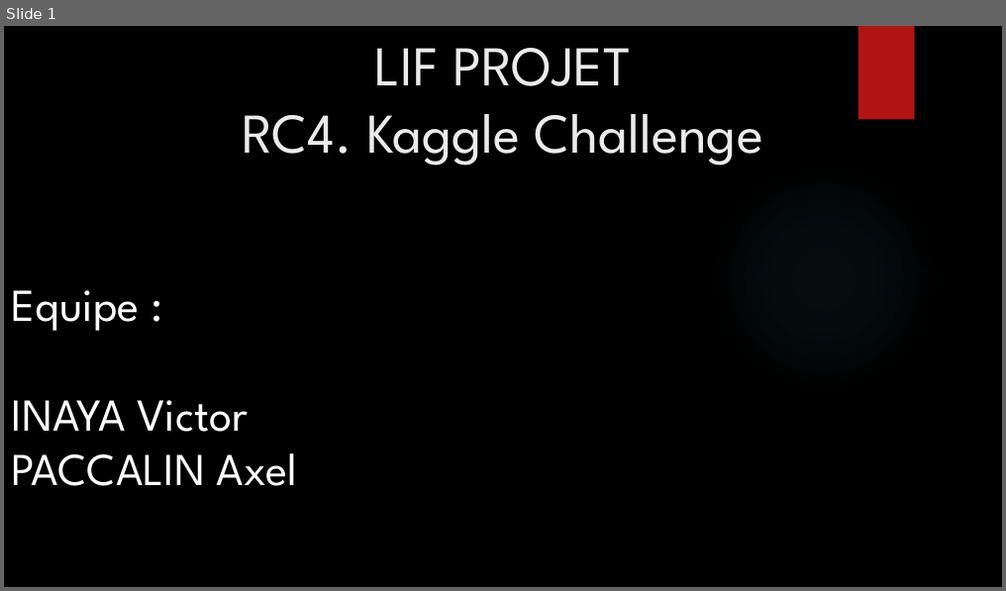
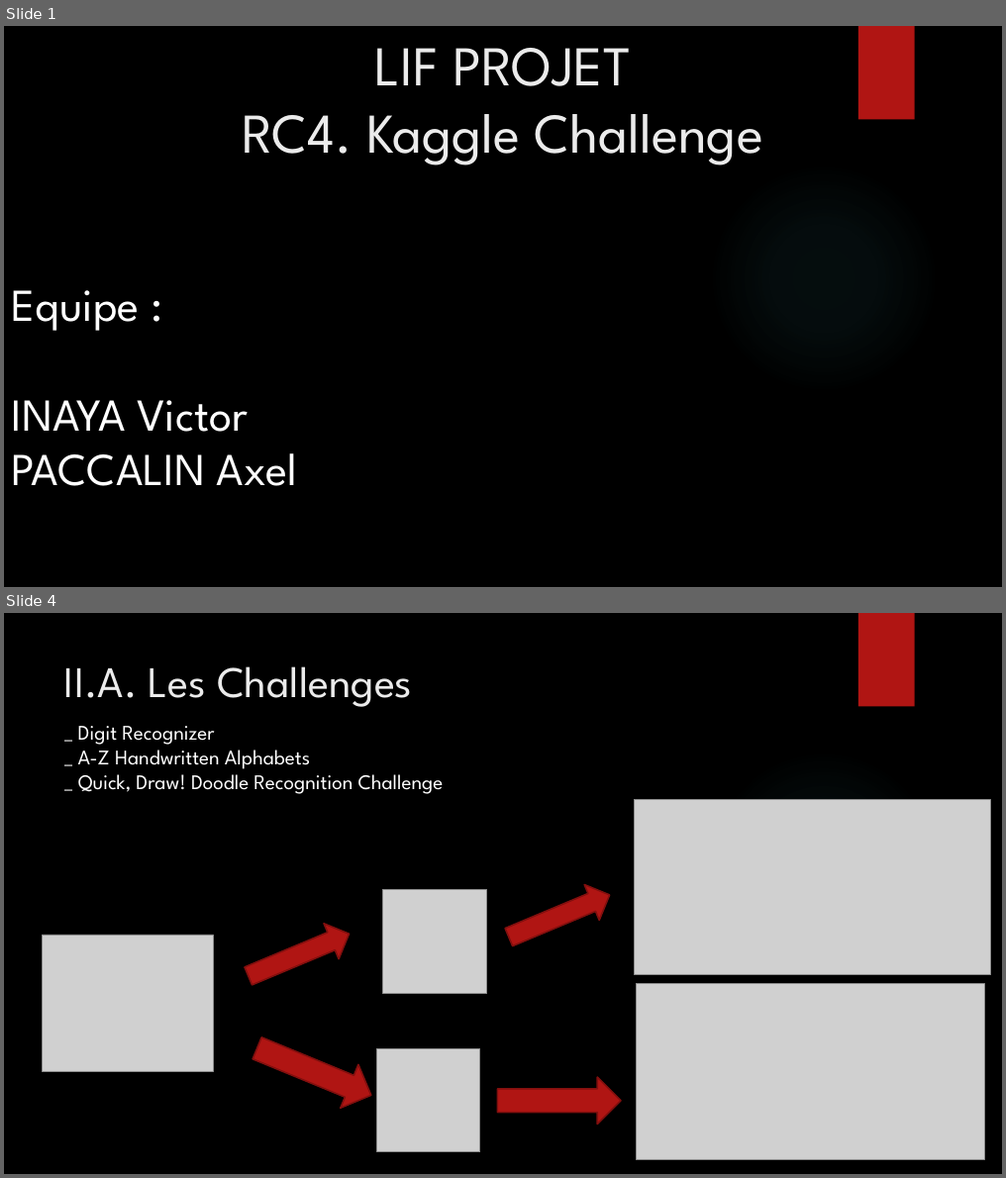
Before and after one commit to CazabetLyon1/Kaggle2018-1, a slide deck: Demo.pptx. Shown one above the other, each under a label of ours: slide 1 before the commit, slides 1 and 4 after it; the slides between them are not shown. The pictures are 1006x591 and 1006x1178 pixels, drawn with LibreOffice and Linux fonts; fonts in the diff are those of the drawing; grey boxes stand for pictures; background and template pictures are left out. Boxes give left, top, right and bottom in pixels: in the first picture for what was removed or moved away, otherwise in the second. Text is boxed around its words. In the diff, an @@ line names an element or a change of style, - is before the commit and + after.

```diff
--- a/Demo.pptx
+++ b/Demo.pptx
@@ slide 4 added at (x1=4, y1=613, x2=1002, y2=1174), background picture (left out); not listed: 2 template elements that a slide beside it also shows @@
@@ title added at (x1=64, y1=666, x2=412, y2=707), 42 pt, text #EBEBEB @@
+II.A. Les Challenges
@@ text added at (x1=78, y1=726, x2=444, y2=794), 20 pt, text #FFFFFF @@
+_ Digit Recognizer
+_ A-Z Handwritten Alphabets
+_ Quick, Draw! Doodle Recognition Challenge
@@ picture added at (x1=635, y1=799, x2=991, y2=975) @@
@@ right arrow added at (x1=502, y1=877, x2=617, y2=955), fill #B01513, outline #82100E 1.5 pt @@
@@ picture added at (x1=383, y1=889, x2=487, y2=994) @@
@@ picture added at (x1=43, y1=935, x2=214, y2=1072) @@
@@ right arrow added at (x1=242, y1=916, x2=356, y2=993), fill #B01513, outline #82100E 1.5 pt @@
@@ picture added at (x1=636, y1=983, x2=984, y2=1159) @@
@@ right arrow added at (x1=249, y1=1027, x2=380, y2=1118), fill #B01513, outline #82100E 1.5 pt @@
@@ picture added at (x1=377, y1=1050, x2=480, y2=1153) @@
@@ right arrow added at (x1=497, y1=1077, x2=621, y2=1124), fill #B01513, outline #82100E 1.5 pt @@
```
Also in this commit, not shown: 1 slide changed, 1 other slide added, 4 slides removed.
